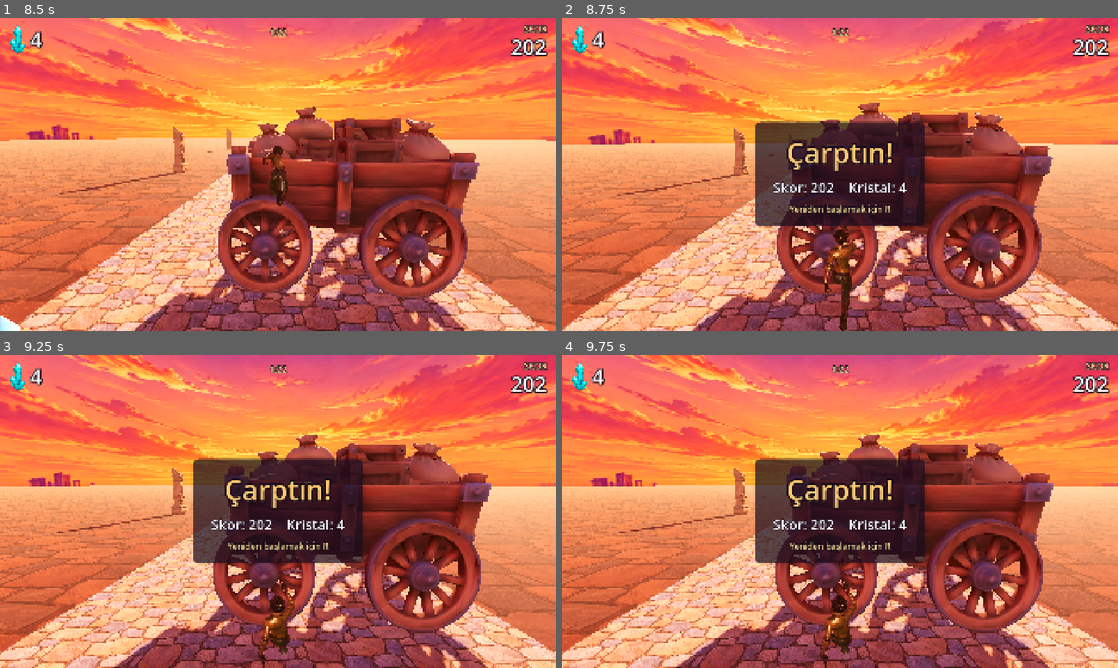
Above: before the commit, frames 1-4 (two rows, left to right).
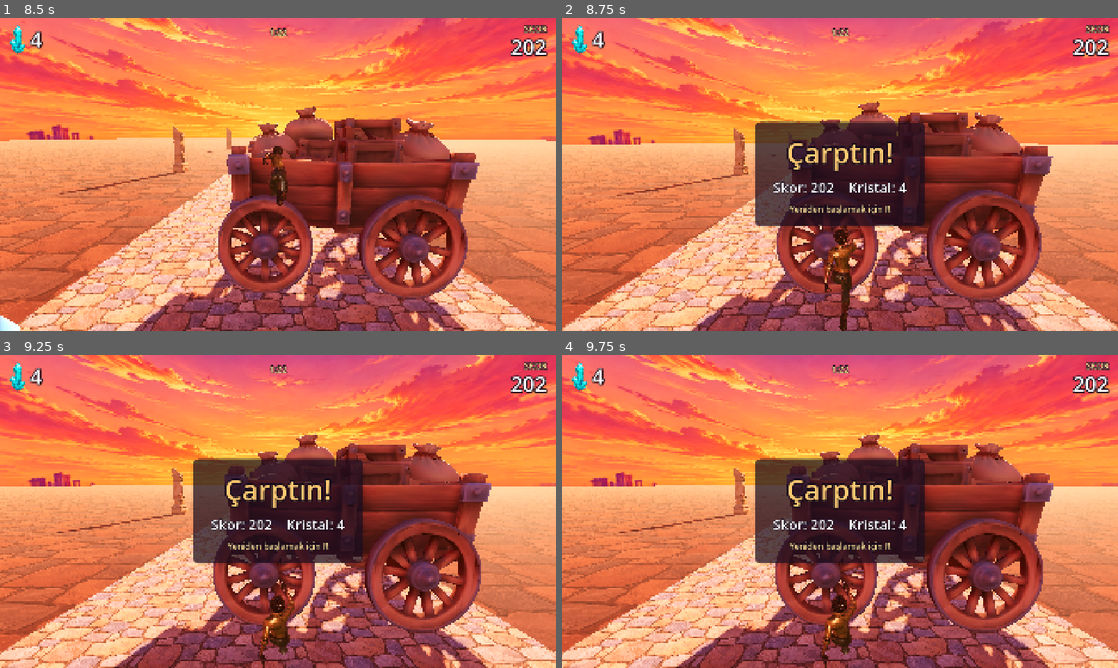
Above: after the commit, the same moments.

Repository: bebisland/yusufipk-sonsuz-kosu-bebis
Game: Godot game, scene res://main.tscn
Two runs of this game, one before a commit and one after it. Both use one fixed random seed, a clock stepped at 60 frames per second and the inputs below.
Inputs (mouse positions are in pixels of both pictures, inside the frame that each line leads up to):
- Up to frame 1 (8.5 s): tap Enter (ui_accept) at 0.5 s; move the mouse to (250, 237) at 0.52 s; hold Up 0.53-1.25 s; tap Space (jump) at 0.6, 0.77, 1.07, 2.1, 3.6, 3.77, 4.07, 5.1, 6.6, 6.77, 7.07, 8.1 s; click (250, 237) at 0.67 s; drag from (444, 221) to (250, 237) at 1.27 s; move the mouse to (111, 127) at 2.02 s; hold A (move_left) 2.03-2.75 s; drag from (305, 174) to (111, 127) at 2.77 s; move the mouse to (194, 96) at 3.52 s; hold Down 3.53-4.25 s; drag from (400, 158) to (194, 96) at 4.27 s; move the mouse to (166, 190) at 5.02 s; hold Up 5.03-5.75 s; click (166, 190) at 5.17 s; drag from (333, 105) to (166, 190) at 5.77 s; move the mouse to (250, 237) at 6.52 s; hold D (move_right) 6.53-7.25 s; drag from (444, 221) to (250, 237) at 7.27 s; move the mouse to (111, 127) at 8.02 s; hold Down from 8.03 s (still down)
- Up to frame 2 (8.75 s): keep holding Down
- Up to frame 3 (9.25 s): release Down at 8.75 s; drag from (305, 511) to (111, 464) at 8.77 s
- Up to frame 4 (9.75 s): tap Enter (ui_accept) at 9.5 s; move the mouse to (756, 433) at 9.52 s; hold Up from 9.53 s (still down); tap Space (jump) at 9.6 s; click (756, 433) at 9.67 s

Frame 1 is identical in both runs. In frame 2, 4.2% of the frame differs, in the area x 0-100%, y 0-100%; in frame 3, less than 0.1%; in frame 4, less than 0.1%.

Commit message:
Cap frame delta and drop a mid-jump runner when the round ends
A long frame at late-round speed could move the runner past an obstacle
between overlap checks. stop() now also settles the runner on the road.

Diff:
--- a/scripts/main.gd
+++ b/scripts/main.gd
@@ -85,6 +85,8 @@
 
 
 func _process(delta: float) -> void:
+	# A long frame must not carry the runner through an obstacle between overlap checks.
+	delta = minf(delta, 1.0 / 30.0)
 	if state == State.RUNNING:
 		elapsed += delta
 		var target_speed := START_SPEED * pow(SPEED_STEP, floorf(elapsed / SPEED_INTERVAL))
--- a/scripts/player.gd
+++ b/scripts/player.gd
@@ -79,18 +79,20 @@
 		anim.speed_scale = run_speed / 12.0
 
 
-func stop() -> void:
+## Ends the run; a runner caught mid-jump drops back onto the road.
+func stop() -> Tween:
 	alive = false
 	if anim:
 		anim.pause()
+	var tween := create_tween()
+	tween.tween_property(self, "position:y", 0.0, 0.25)
+	return tween
 
 
 func die() -> void:
-	stop()
-	var tween := create_tween()
+	var tween := stop()
 	# Positive X rotation tips the runner backwards, away from what it hit.
-	tween.tween_property(model_root, "rotation:x", 1.2, 0.35).set_ease(Tween.EASE_OUT)
-	tween.parallel().tween_property(self, "position:y", 0.0, 0.25)
+	tween.parallel().tween_property(model_root, "rotation:x", 1.2, 0.35).set_ease(Tween.EASE_OUT)
 
 
 func _on_area_entered(area: Area3D) -> void:
